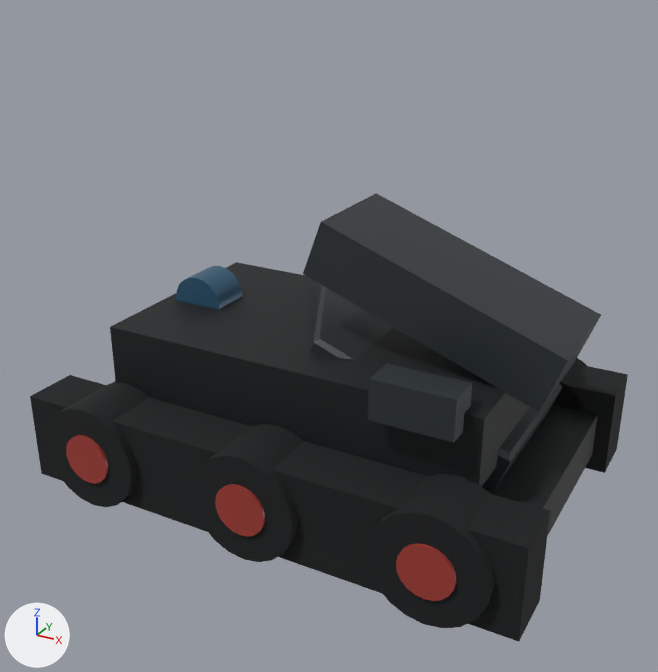
Two versions of the glTF model pterosaur/assets/guardian-tank-2.glb, one commit apart.
One viewpoint serves both versions: a 50 mm camera at (1.85, -3.44, 2.58) aimed at (0.0, -0.07, 0.89). Arrows for +X, +Y and +Z are at lower left; the lights stay in place. The older version comes first. Where no turn or scale is listed for an object, it has been applied to the vertices. Vertices at exactly the same position are counted once.

Objects in the first picture: 'Armoured wedge cannon', 'Guardian two hull', 'Lower chassis', 'Rear joint', 'Side guard.001', 'Track', 'Track hub.005', 'Track roller.003', 'Track roller.004', 'Track roller.005', 'Track.001', 'Wedge top rail' and 3 more.
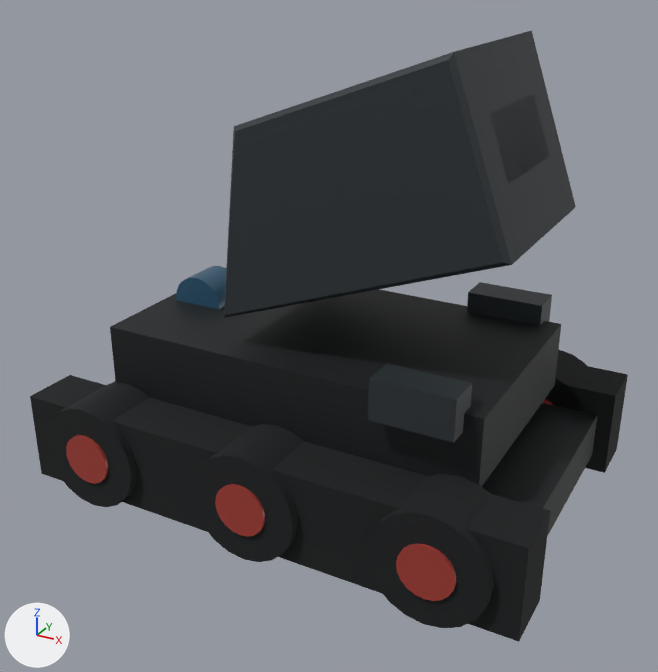
ob_node_18 is not drawn itself; it is the parent of ob_wedge_top_rail.

Where the newer file only moved an object's origin or applied its transform, the numbers keep the older frame.

Pixel boxes (x1, y1, x2, y2) of what changed, in the pictures (658 x 672 px):
'Armoured wedge cannon', reshaped: before (310, 282, 562, 489); after (224, 30, 576, 318)
'Wedge top rail', moved, turned: before (303, 193, 601, 412); after (490, 95, 549, 184)
'Side guard', unchanged, uncovered by the edit: after (467, 282, 552, 326)

What changed in the scene script:
```text
Change me_mesh_16:
    used by ob_armoured_wedge_cannon; location = (0.335, 0.0, 0.864)
    remove me_mesh_16.from_pydata(...)  # 16 vertices, 28 faces; spans x -0.93..0.63, y -0.31..0.45, z -1.05..0.24
    add me_mesh_16.from_pydata(...)  # 16 vertices, 28 faces; spans x -0.66..0.6, y -0.45..0.45, z 0.18..1.35
    me_mesh_16 part 1: the whole mesh is multiplied about its middle by the matrix ((0.882, 0.343, -0.322), (0.343, 0.0, 0.939), (0.322, -0.939, -0.118)), then moved by (-0.01, -0.07, 1.17)
Change ob_node_18:
    ob_node_18.location: (0.1, 0.0, 0.95) -> (-0.45, 0.0, 1.02)
    ob_node_18.rotation_euler: (0.0, 0.35, 0.0) -> (0.0, -0.35, 0.0)  # degrees (0, 20, 0) -> degrees (0, -20, 0)
Change ob_wedge_top_rail:
    ob_wedge_top_rail.location: (0.35, 0.0, 0.37) -> (0.9, 0.0, 0.37)
```
